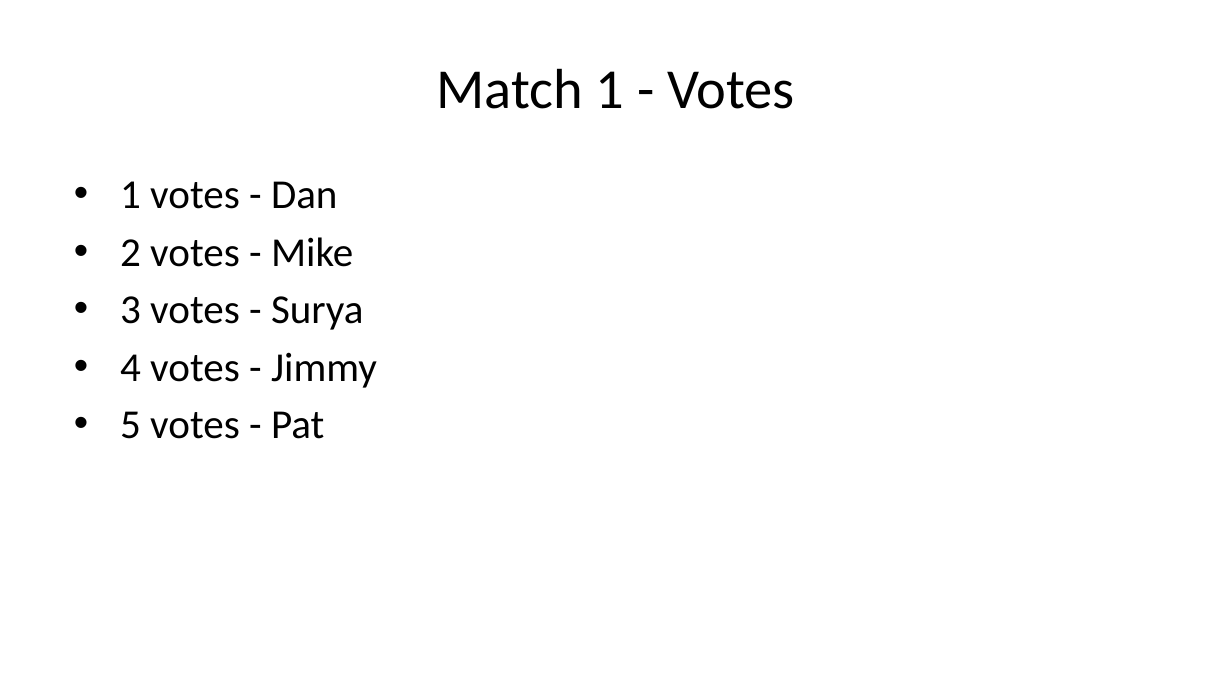
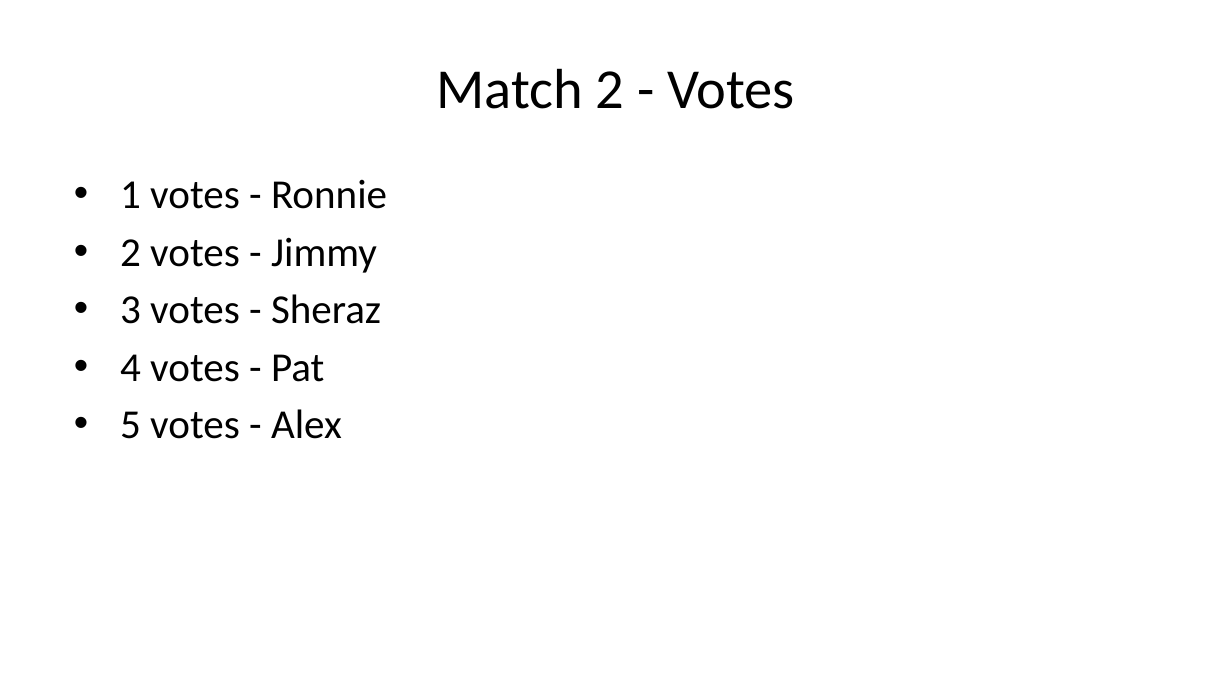
Before and after one commit to jimmyday12/nutty-cuckoo-super-kings, a slide deck: slide 11 of docs/presentations/s6-spring-2021/preso-s6-spring-2021.pptx (slide 8 before the commit). Drawn at 1232x693 pixels with LibreOffice and Linux fonts; fonts in the diff are those of the drawing. Boxes give left, top, right and bottom in pixels: in the first picture for what was removed or moved away, otherwise in the second. Text is boxed around its words. In the diff, an @@ line names an element or a change of style, - is before the commit and + after.

```diff
--- a/docs/presentations/s6-spring-2021/preso-s6-spring-2021.pptx
+++ b/docs/presentations/s6-spring-2021/preso-s6-spring-2021.pptx
@@ title at bbox=[437, 68, 795, 109]: text changed @@
-Match 1 - Votes
+Match 2 - Votes
@@ text at bbox=[120, 179, 387, 439]: text changed @@
-• 1 votes - Dan
-• 2 votes - Mike
-• 3 votes - Surya
-• 4 votes - Jimmy
-• 5 votes - Pat
+• 1 votes - Ronnie
+• 2 votes - Jimmy
+• 3 votes - Sheraz
+• 4 votes - Pat
+• 5 votes - Alex
```
Also in this commit, not shown: 14 other slides changed, 9 slides removed, 19 other files.
